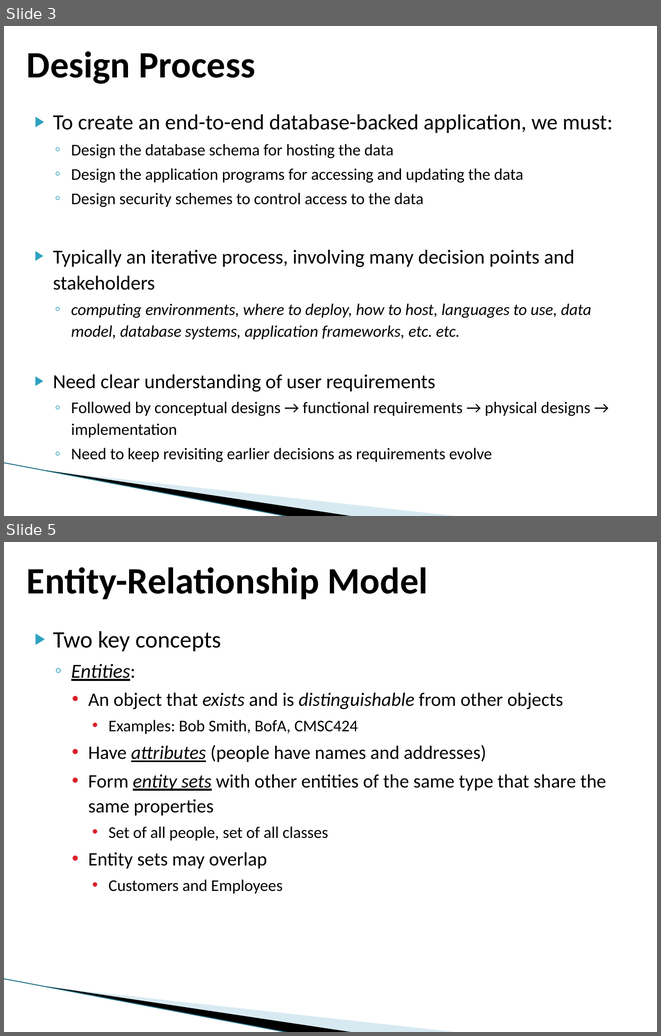
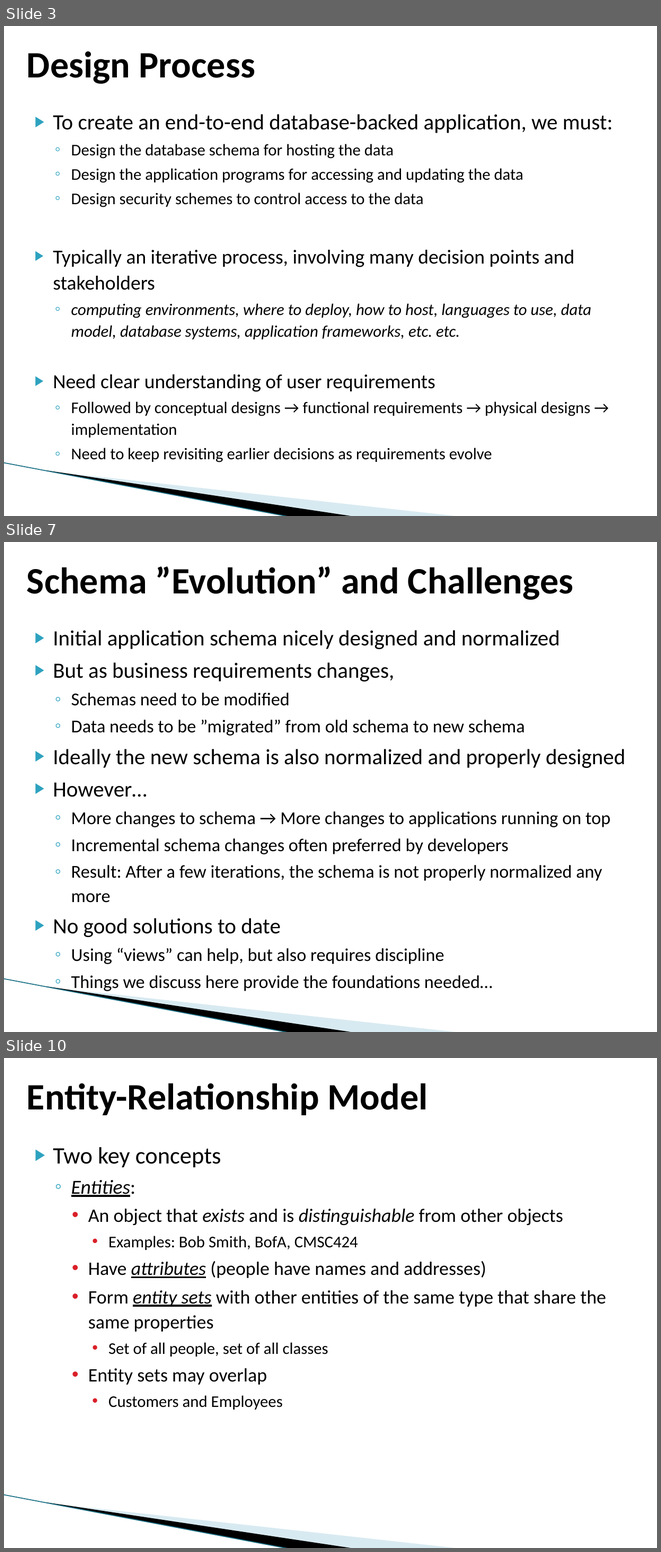
Before and after one commit to umddb/cmsc424-fall2021, a slide deck: Slides/03-E-R-Normalization.pptx. Shown one above the other, each under a label of ours: slides 3 and 5 before the commit, slides 3, 7 and 10 after it; the slides between them are not shown. The pictures are 661x1036 and 661x1552 pixels, drawn with LibreOffice and Linux fonts; fonts in the diff are those of the drawing; background and template pictures are left out. Boxes give left, top, right and bottom in pixels: in the first picture for what was removed or moved away, otherwise in the second. Text is boxed around its words. In the diff, an @@ line names an element or a change of style, - is before the commit and + after.

```diff
--- a/Slides/03-E-R-Normalization.pptx
+++ b/Slides/03-E-R-Normalization.pptx
@@ slide 7 added at (4, 542, 657, 1032), background #FFFFFF; not listed: 3 template elements that a slide beside it also shows @@
@@ title added at (27, 566, 573, 600), 41 pt, text #000000, bold @@
+Schema ”Evolution” and Challenges
@@ text added at (53, 630, 625, 992), 20 pt, text #000000 @@
+▶ Initial application schema nicely designed and normalized
+▶ But as business requirements changes,
+  ◦ Schemas need to be modified
+  ◦ Data needs to be ”migrated” from old schema to new schema
+▶ Ideally the new schema is also normalized and properly designed
+▶ However…
+  ◦ More changes to schema → More changes to applications running on top
+  ◦ Incremental schema changes often preferred by developers
+  ◦ Result: After a few iterations, the schema is not properly normalized any more
+▶ No good solutions to date
+  ◦ Using “views” can help, but also requires discipline
+  ◦ Things we discuss here provide the foundations needed…
@@ what was slide 5 is now slide 10 @@
```
Also in this commit, not shown: 5 slides changed, 4 other slides added, 1 slide removed, 1 other file.
